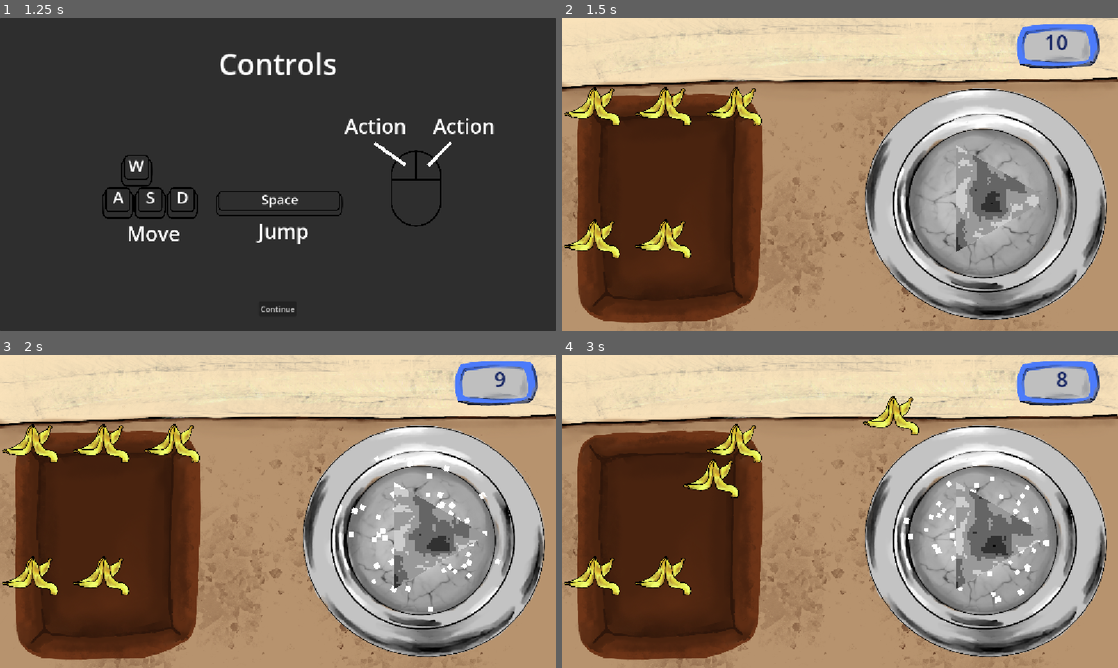
Above: before the commit, frames 1-4 (two rows, left to right).
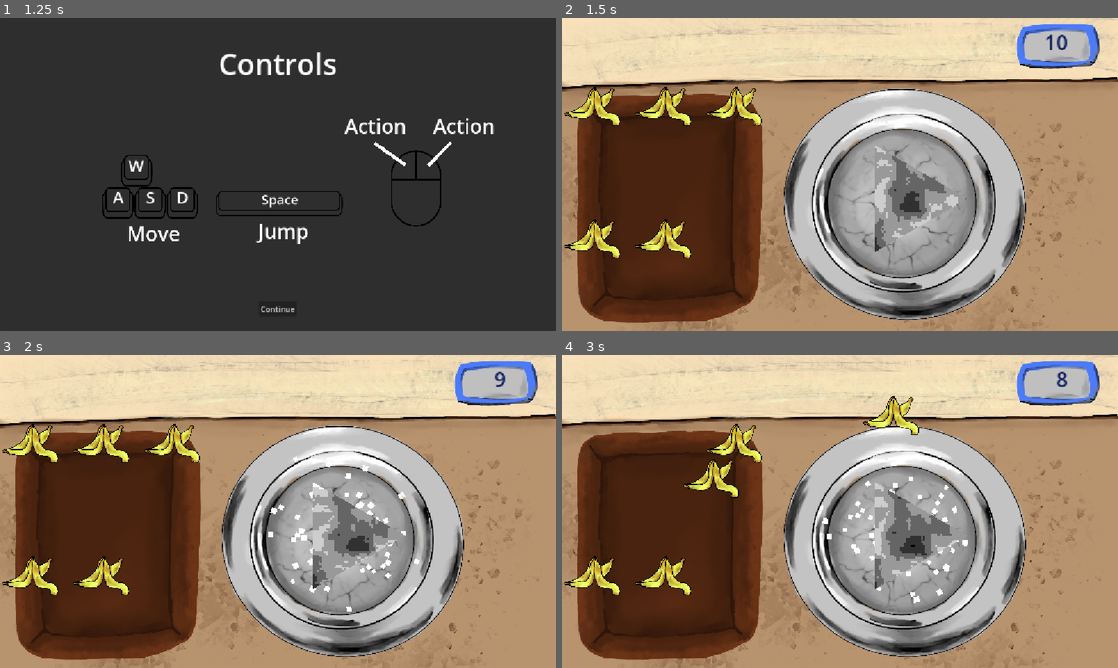
Above: after the commit, the same moments.

Repository: KIT-GameJam/Firework-Craft
Game: Godot game, scene res://gamemanager/gamemanager.tscn
Same seed, same stepped clock (60 frames per second), same inputs: the game is played once before the commit and once after it.
Inputs (mouse positions are in pixels of both pictures, inside the frame that each line leads up to):
- Up to frame 1 (1.25 s): click "Start" at 0.5 s
- Up to frame 2 (1.5 s): click "Continue" at 1.25 s
- Up to frame 3 (2 s): no input
- Up to frame 4 (3 s): tap Enter at 2 s; drag from (595, 470) to (895, 442) at 2.02 s; drag from (667, 470) to (812, 574) at 2.77 s

Frame 1 is identical in both runs. In frame 2, 32% of the frame differs, in the area x 39-98%, y 22-97%; in frame 3, 32%; in frame 4, 32%.

Commit message:
dragg-drop

Diff:
--- a/autoloads/global.gd
+++ b/autoloads/global.gd
@@ -1,6 +1,7 @@
 extends Node
 
 var game_manager : GameManager = null
+var selected_res : AbstractIngredient = null
 
 func set_game_manager(p_game_manager: GameManager):
 	game_manager = p_game_manager
--- a/entities/Ingredients/abstractIngredient.gd
+++ b/entities/Ingredients/abstractIngredient.gd
@@ -4,6 +4,7 @@
 @export var resourceData: FireworkResource
 var active: bool = false
 var dif: Vector2 = Vector2.ZERO
+var origin: Vector2
 
 func _ready() -> void:
 	mouse_filter = Control.MOUSE_FILTER_STOP
@@ -12,22 +13,14 @@
 func _gui_input(event: InputEvent) -> void:
 	if event is InputEventMouseButton and event.button_index == MOUSE_BUTTON_LEFT:
 		if event.pressed:
+			#if not active:
+			#	origin = global_position
 			dif = global_position - get_viewport().get_mouse_position()
 			active = true
-
+			Global.selected_res = self
 		else:
 			active = false
-
+			Global.selected_res = null
+			#global_position = origin
 	elif event is InputEventMouseMotion and active:
 		global_position = get_viewport().get_mouse_position() + dif
-
-func _get_drag_data(_pos: Vector2) -> FireworkResource:
-	var res := TextureRect.new()
-	res.texture = texture
-
-	var preview := Control.new()
-	preview.add_child(res)
-	res.position = -0.5 * res.size
-	set_drag_preview(preview)
-
-	return resourceData
--- a/entities/Ingredients/abstractIngredient.tscn
+++ b/entities/Ingredients/abstractIngredient.tscn
@@ -1,8 +1,6 @@
 [gd_scene load_steps=2 format=3 uid="uid://d5ph0vlkp1tu"]
 
-[ext_resource type="Script" uid="uid://dng7n4had58ry" path="res://entities/ingredients/abstractIngredient.gd" id="1_8uneu"]
+[ext_resource type="Script" uid="uid://dng7n4had58ry" path="res://entities/Ingredients/abstractIngredient.gd" id="1_8uneu"]
 
 [node name="AbstractResourceObject" type="TextureRect"]
 script = ExtResource("1_8uneu")
-
-[connection signal="mouse_entered" from="." to="." method="mouse_entered"]
--- a/entities/flask/flask.gd
+++ b/entities/flask/flask.gd
@@ -11,26 +11,37 @@
 var flask_color := 0 # default: white
 var flask_size := 0 # default: small
 var flask_corners := 0 # default: circle
+var ingredients_in_me := false
+
+func _gui_input(event):
+	if event is InputEventMouseButton and event.button_index == MOUSE_BUTTON_LEFT:
+		if not event.is_released() and ingredients_in_me and not Global.selected_res == null:
+			mix_res(Global.selected_res)
+			Global.selected_res.queue_free()
+
+func _mouse_entered() -> void:
+	ingredients_in_me = Global.selected_res != null
+
+func _mouse_exited() -> void:
+	ingredients_in_me = false
 
 func calc_values() -> void:
 	current_value = current_value + flask_color + flask_size + flask_corners
 
-# Returns a boolean by examining the data being dragged to see if it's valid
-# to drop here
-func _can_drop_data(_pos, data):
-	return typeof(data) == TYPE_OBJECT and data is FireworkResource
+# to see if it is valid to drop there
+func _can_drop_data(_at_position: Vector2, data: Variant) -> bool:
+	if data is FireworkResource:
+		return true
+	return false
 
-# Takes the data being dragged and processes it
-func _drop_data(_pos: Vector2, data: Variant):
-	if data is not FireworkResource:
-		return
-
-	var res: FireworkResource = data
+func mix_res(res_abstr: AbstractIngredient) -> void:
+	var res = res_abstr.resourceData
 	flask_color += res.color_modifier
 	flask_size = clampi(flask_size + res.size_modifier, 0, MAX_SIZE)
 	flask_corners = clampi(flask_corners + res.corner_modifier, 0, MAX_CORNERS)
 
 func _update_particle_effect():
-	particles.set_flask_color(flask_color)
-	particles.set_flask_size(flask_size)
-	particles.set_flask_corners(flask_corners)
+	if is_instance_valid(particles):
+		particles.set_flask_color(flask_color)
+		particles.set_flask_size(flask_size)
+		particles.set_flask_corners(flask_corners)
--- a/entities/flask/flask.tscn
+++ b/entities/flask/flask.tscn
@@ -24,3 +24,6 @@
 anchor_bottom = 0.5
 grow_horizontal = 2
 grow_vertical = 2
+
+[connection signal="mouse_entered" from="." to="." method="_mouse_entered"]
+[connection signal="mouse_exited" from="." to="." method="_mouse_exited"]
--- a/levels/main_level.gd
+++ b/levels/main_level.gd
@@ -5,7 +5,7 @@
 
 # Taglänge in Sekunden
 @export var daylength: float = 10.0
-# Gedult von Kunden [0,1]
+# Geduld von Kunden [0,1]
 @export var patience: float = 0.5
 
 var customerdata: Array[CustomerStats] = []
@@ -18,6 +18,7 @@
 func _process(_delta: float) -> void:
 	%TimerLabel.text = str(snapped(%Timer.time_left,1))
 
+
 func _day_over() -> void:
 	day_over.emit()
 	queue_free()
--- a/levels/main_level.tscn
+++ b/levels/main_level.tscn
@@ -78,6 +78,7 @@
 size_flags_vertical = 3
 
 [node name="IngredientTable" type="GridContainer" parent="VBoxContainer/HBoxContainer2"]
+z_index = 1
 custom_minimum_size = Vector2(100, 0)
 layout_mode = 2
 size_flags_horizontal = 3
@@ -107,13 +108,20 @@
 [node name="AbstractResourceObject4" parent="VBoxContainer/HBoxContainer2/IngredientTable" instance=ExtResource("3_wg11f")]
 layout_mode = 2
 
+[node name="Flask" parent="VBoxContainer/HBoxContainer2" instance=ExtResource("4_55n5f")]
+clip_children = 2
+layout_mode = 2
+
 [node name="VSeparator" type="VSeparator" parent="VBoxContainer/HBoxContainer2"]
 layout_mode = 2
 theme_override_constants/separation = 164
 theme_override_styles/separator = SubResource("StyleBoxEmpty_yb8kn")
 
-[node name="Flask" parent="VBoxContainer/HBoxContainer2" instance=ExtResource("4_55n5f")]
-clip_children = 2
-layout_mode = 2
-
 [connection signal="timeout" from="Timer" to="." method="_day_over"]
+[connection signal="mouse_entered" from="VBoxContainer/HBoxContainer2/IngredientTable/AbstractResourceObject11" to="VBoxContainer/HBoxContainer2/IngredientTable/AbstractResourceObject11" method="mouse_entered"]
+[connection signal="mouse_entered" from="VBoxContainer/HBoxContainer2/IngredientTable/AbstractResourceObject12" to="VBoxContainer/HBoxContainer2/IngredientTable/AbstractResourceObject12" method="mouse_entered"]
+[connection signal="mouse_entered" from="VBoxContainer/HBoxContainer2/IngredientTable/AbstractResourceObject13" to="VBoxContainer/HBoxContainer2/IngredientTable/AbstractResourceObject13" method="mouse_entered"]
+[connection signal="mouse_entered" from="VBoxContainer/HBoxContainer2/IngredientTable/AbstractResourceObject" to="VBoxContainer/HBoxContainer2/IngredientTable/AbstractResourceObject" method="mouse_entered"]
+[connection signal="mouse_entered" from="VBoxContainer/HBoxContainer2/IngredientTable/AbstractResourceObject2" to="VBoxContainer/HBoxContainer2/IngredientTable/AbstractResourceObject2" method="mouse_entered"]
+[connection signal="mouse_entered" from="VBoxContainer/HBoxContainer2/IngredientTable/AbstractResourceObject3" to="VBoxContainer/HBoxContainer2/IngredientTable/AbstractResourceObject3" method="mouse_entered"]
+[connection signal="mouse_entered" from="VBoxContainer/HBoxContainer2/IngredientTable/AbstractResourceObject4" to="VBoxContainer/HBoxContainer2/IngredientTable/AbstractResourceObject4" method="mouse_entered"]
